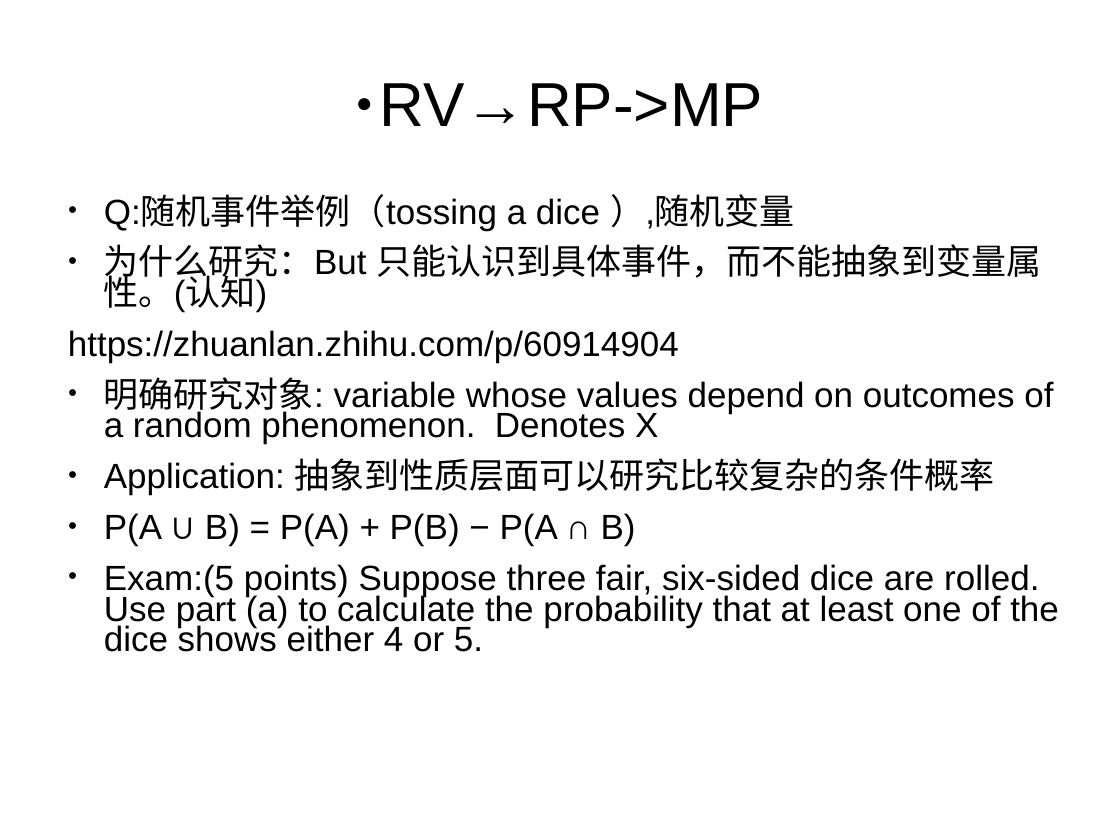
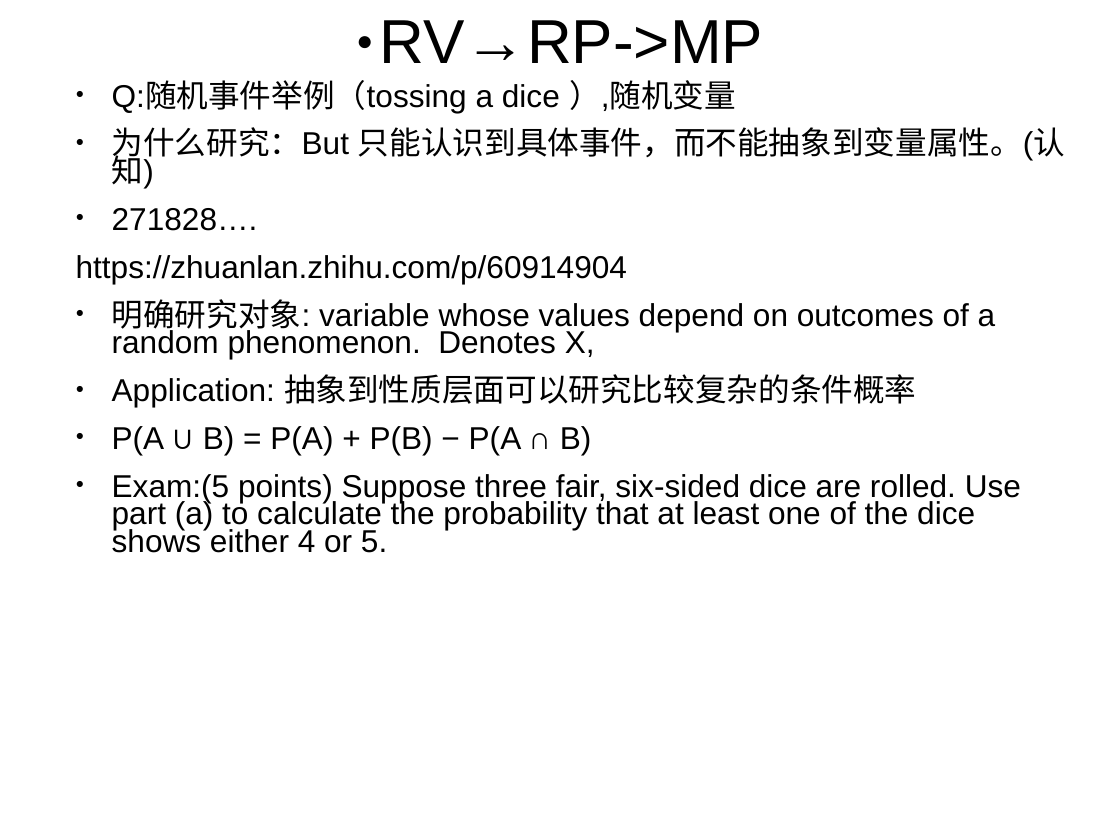
Before and after one commit to GarfieldF/RL_Course-slides_hw, a slide deck: slide 8 of DAY1/lecture1.ppt (slide 4 before the commit). Drawn at 1120x840 pixels with LibreOffice and Linux fonts; fonts in the diff are those of the drawing. Boxes give left, top, right and bottom in pixels: in the first picture for what was removed or moved away, otherwise in the second. Text is boxed around its words. In the diff, an @@ line names an element or a change of style, - is before the commit and + after.

```diff
--- a/DAY1/lecture1.ppt
+++ b/DAY1/lecture1.ppt
@@ title "RV→RP->MP": place and size @@
-title "RV→RP->MP" at [380,83,763,126]
+title "RV→RP->MP" at [380,20,763,63]
@@ title "RV→RP->MP" at [380,20,763,63]: indent changed @@
@@ text "Q:随机事件举例（tossing a dice ）,随机变量": place and size @@
-text "Q:随机事件举例（tossing a dice ）,随机变量" at [68,194,1059,652]
+text "Q:随机事件举例（tossing a dice ）,随机变量" at [76,80,1065,553]
@@ text at [76,80,1065,553]: size 24.8 to 22.4 pt in "Q:随机事件举例（tossing a dice ）,随机变量", "为什么研究：But 只能认识到具体事件，而不能抽象到变量属性。(认知)", "https://zhuanlan.zhihu.com/p/60914904", "Application: 抽象到性质层面可以研究比较复杂的条件概率" and 2 more places @@
@@ text at [112,208,258,231]: paragraph added @@
+● 271828….
@@ text at [112,299,996,359]: text changed; size 24.8 to 22.4 pt @@
-● 明确研究对象: variable whose values depend on outcomes of a random phenomenon. Denotes X
+● 明确研究对象: variable whose values depend on outcomes of a random phenomenon. Denotes X,
```
Also in this commit, not shown: 9 other slides changed, 6 slides added, 1 slide removed.
